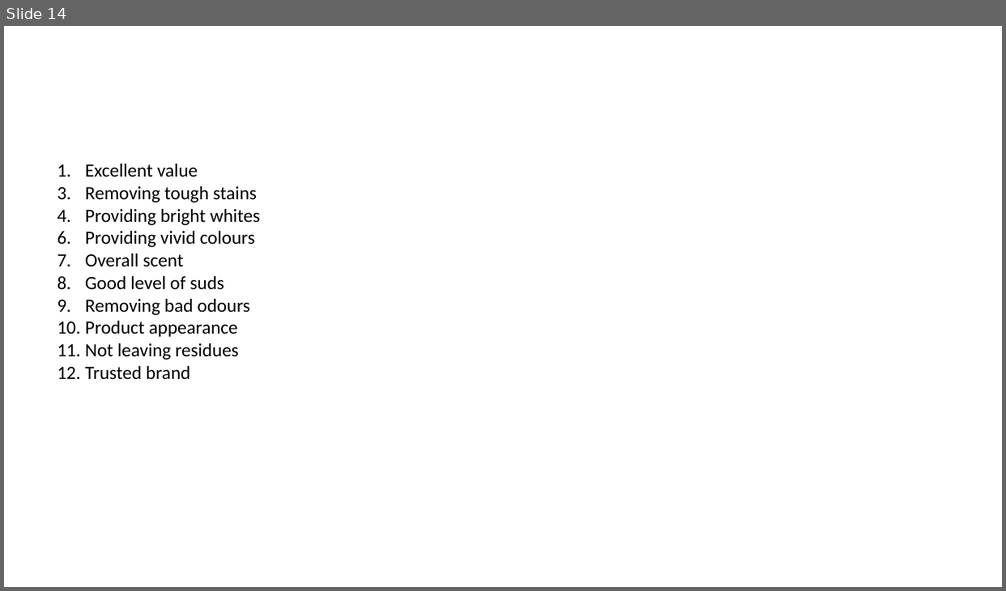
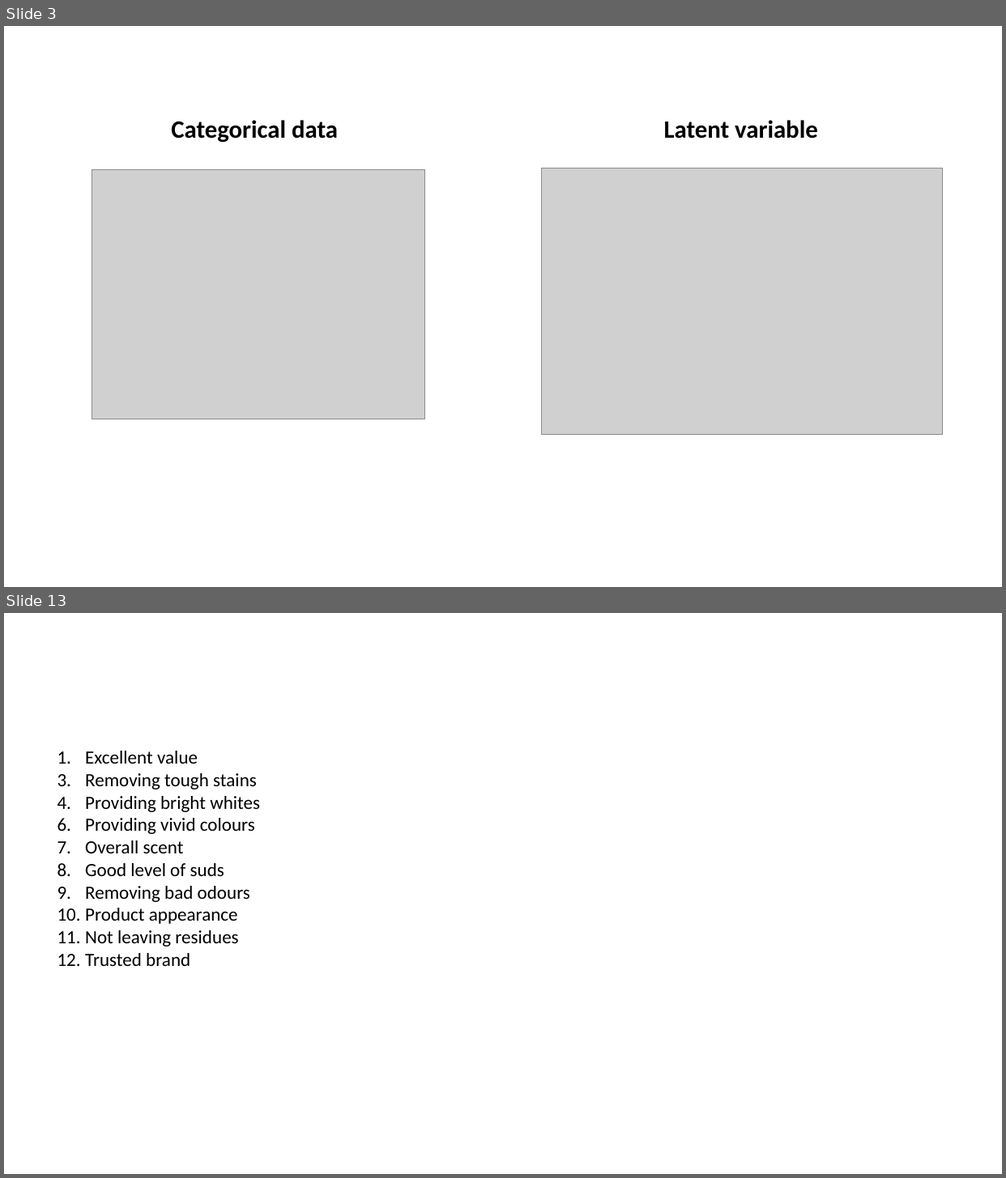
Before and after one commit to CaitlinChalk/data_science_internship, a slide deck: presentations/project1/presentation1_caitlin.pptx. Shown one above the other, each under a label of ours: slide 14 before the commit, slides 3 and 13 after it; the slides between them are not shown. The pictures are 1006x591 and 1006x1178 pixels, drawn with LibreOffice and Linux fonts; fonts in the diff are those of the drawing; grey boxes stand for pictures. Boxes give left, top, right and bottom in pixels: in the first picture for what was removed or moved away, otherwise in the second. Text is boxed around its words. In the diff, an @@ line names an element or a change of style, - is before the commit and + after.

```diff
--- a/presentations/project1/presentation1_caitlin.pptx
+++ b/presentations/project1/presentation1_caitlin.pptx
@@ slide 3 added at <box>4,26,1002,587</box>, background #FFFFFF @@
@@ text added at <box>171,120,338,143</box>, 24 pt, text #000000, bold @@
+Categorical data
@@ text added at <box>664,120,818,139</box>, 24 pt, text #000000, bold @@
+Latent variable
@@ picture added at <box>91,169,424,419</box> @@
@@ picture added at <box>542,169,942,436</box> @@
@@ what was slide 14 is now slide 13 @@
```
Also in this commit, not shown: 7 slides changed, 5 other slides added, 8 slides removed, 1 other file.
